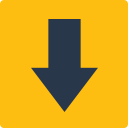
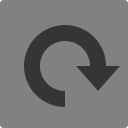
Comparing the layer stacks of the two 128x128 images. Changes:
added layer "Ellipse 1" above "Rectangle 1 copy 5" over [24, 25, 106, 107]
added layer "Rectangle 1 copy 5" above "Rectangle 1 copy 3" over [76, 66, 120, 91]
hid "Shape 1" over [31, 19, 98, 112]
showed "Rounded Rectangle 1 copy 2" over [0, 0, 128, 128]
